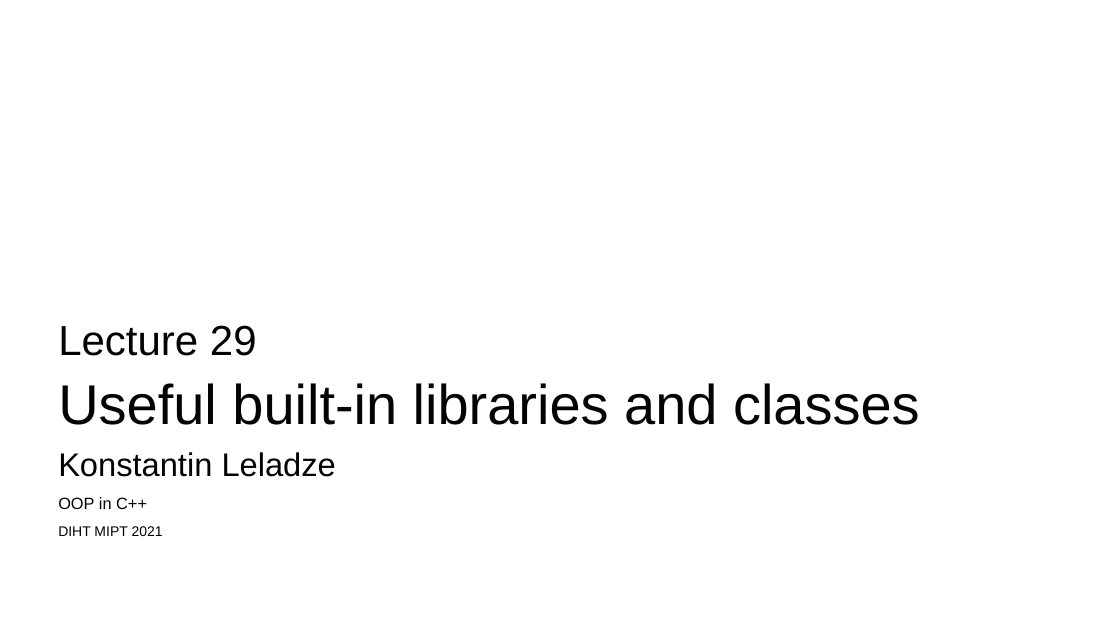
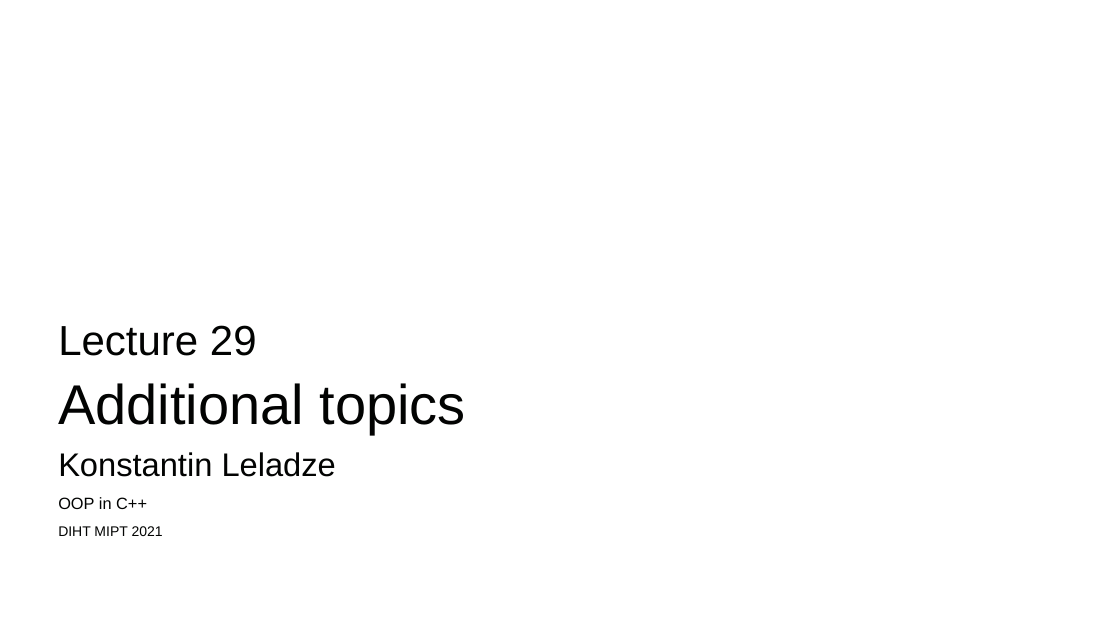
Before and after one commit to Costello1329/cpp-mipt-2021, a slide deck: slide 3 of lectures/lecture-29/draft.pptx. Drawn at 1120x630 pixels with LibreOffice and Linux fonts; fonts in the diff are those of the drawing; background and template pictures are left out. Boxes give left, top, right and bottom in pixels: in the first picture for what was removed or moved away, otherwise in the second. Text is boxed around its words. In the diff, an @@ line names an element or a change of style, - is before the commit and + after.

```diff
--- a/lectures/lecture-29/draft.pptx
+++ b/lectures/lecture-29/draft.pptx
@@ text at <box>58,383,466,434</box>: text changed @@
-Useful built-in libraries and classes
+Additional topics
```
Also in this commit, not shown: 1 other slide changed, 2 other files.
